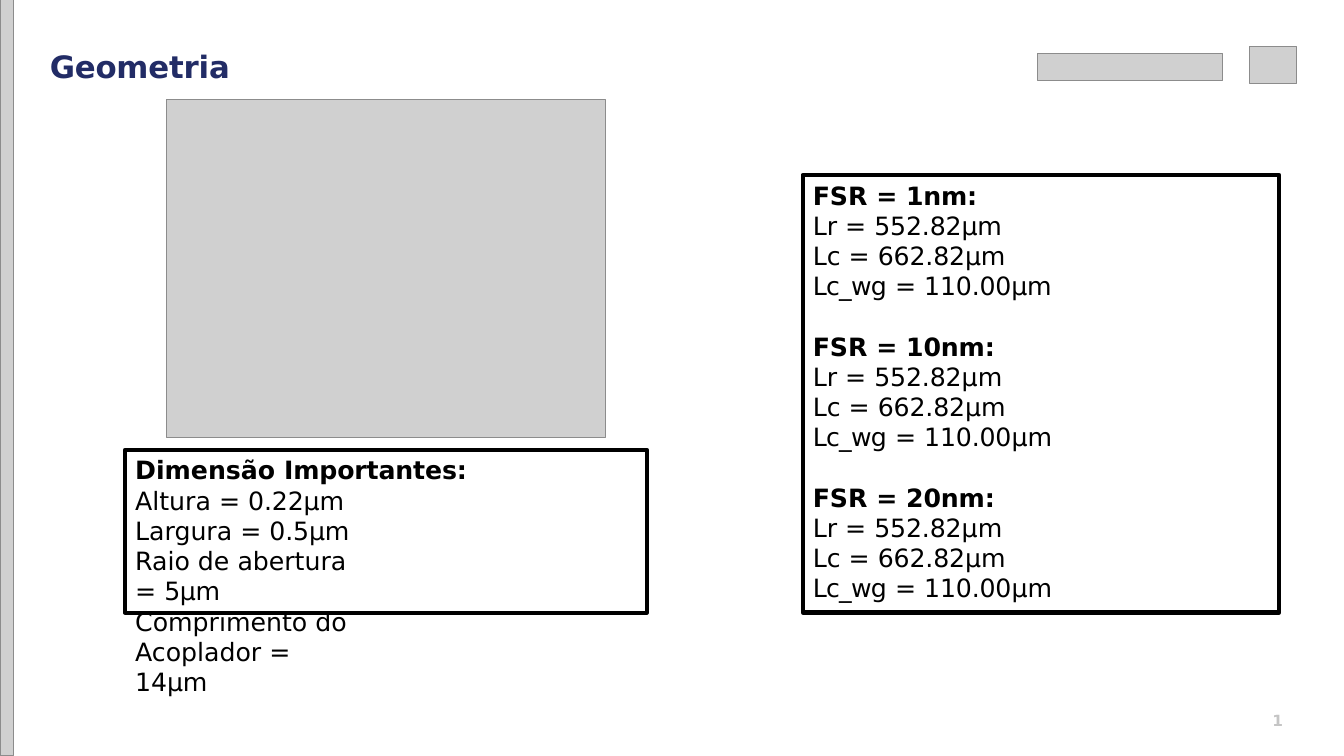
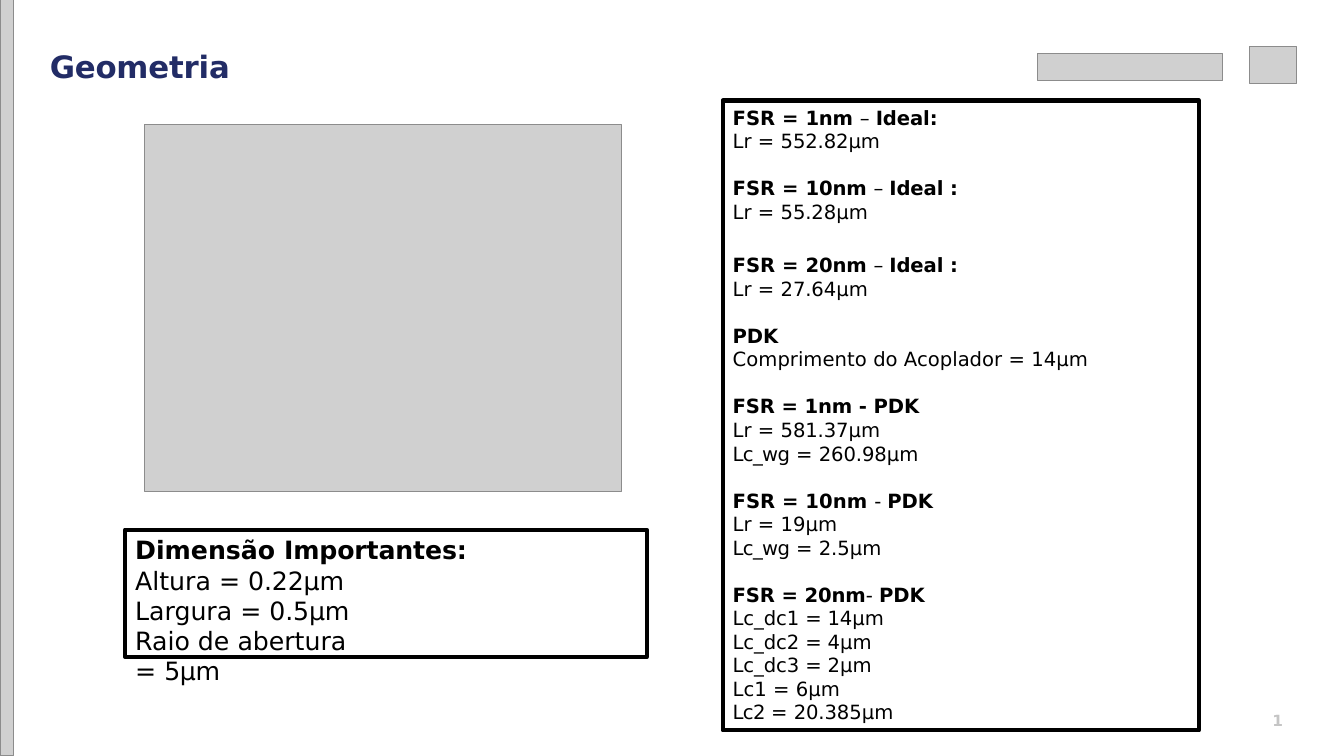
Before and after one commit to EdilbertoElias/Ring-Resonator, a slide deck: slide 2 of Ring Resonator - Apresentação.pptx. Drawn at 1344x756 pixels with LibreOffice and Linux fonts; fonts in the diff are those of the drawing; grey boxes stand for pictures. Boxes give left, top, right and bottom in pixels: in the first picture for what was removed or moved away, otherwise in the second. Text is boxed around its words. In the diff, an @@ line names an element or a change of style, - is before the commit and + after.

Commit message:
Update - Apresentação

```diff
--- a/Ring Resonator - Apresentação.pptx
+++ b/Ring Resonator - Apresentação.pptx
@@ rectangle "FSR = 1nm – Ideal:" resized from (x1=803, y1=175, x2=1279, y2=613) to (x1=723, y1=101, x2=1200, y2=731) @@
@@ text in rectangle at (x1=733, y1=110, x2=938, y2=126): text changed; size 18 to 14 pt @@
-FSR = 1nm:
+FSR = 1nm – Ideal:
@@ picture resized from (x1=166, y1=99, x2=605, y2=437) to (x1=145, y1=125, x2=621, y2=492) @@
@@ text in rectangle at (x1=733, y1=133, x2=880, y2=152): size 18 to 14 pt in "Lr = 552.82μm" @@
@@ text in rectangle at (x1=733, y1=180, x2=1087, y2=723): text changed; size 18 to 14 pt @@
-Lc = 662.82μm
-Lc_wg = 110.00μm
-FSR = 10nm:
-Lr = 552.82μm
-Lc = 662.82μm
-Lc_wg = 110.00μm
-FSR = 20nm:
-Lr = 552.82μm
-Lc = 662.82μm
-Lc_wg = 110.00μm
+FSR = 10nm – Ideal :
+Lr = 55.28μm
+FSR = 20nm – Ideal :
+Lr = 27.64μm
+PDK
+Comprimento do Acoplador = 14μm
+FSR = 1nm - PDK
+Lr = 581.37μm
+Lc_wg = 260.98μm
+FSR = 10nm - PDK
+Lr = 19μm
+Lc_wg = 2.5μm
+FSR = 20nm- PDK
+Lc_dc1 = 14μm
+Lc_dc2 = 4μm
+Lc_dc3 = 2μm
+Lc1 = 6μm
+Lc2 = 20.385μm
@@ rectangle "Dimensão Importantes:" resized from (x1=125, y1=450, x2=647, y2=613) to (x1=125, y1=530, x2=647, y2=657) @@
@@ text in rectangle at (x1=135, y1=611, x2=346, y2=697): paragraph removed @@
-Comprimento do Acoplador = 14μm
```
Also in this commit, not shown: 1 other file.
